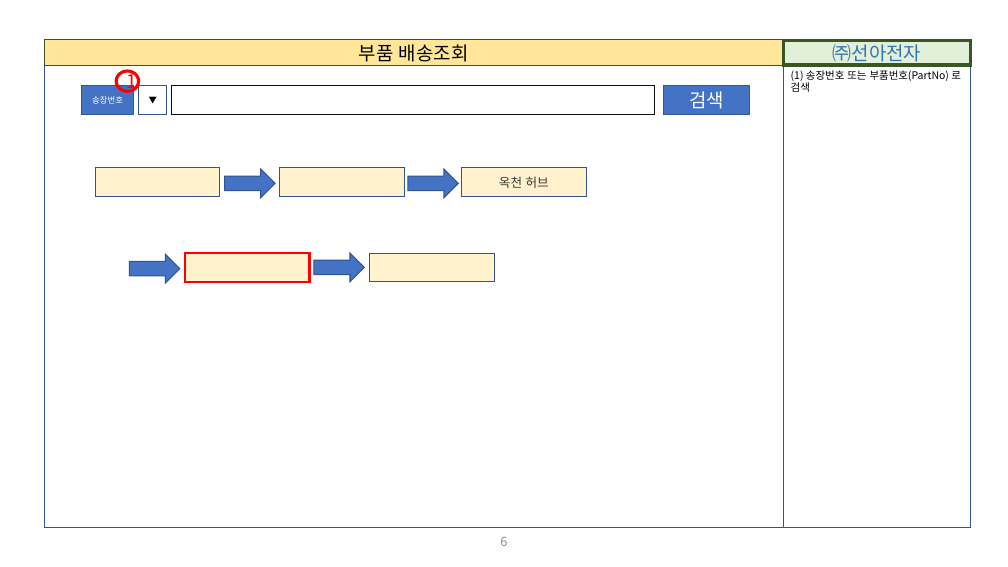
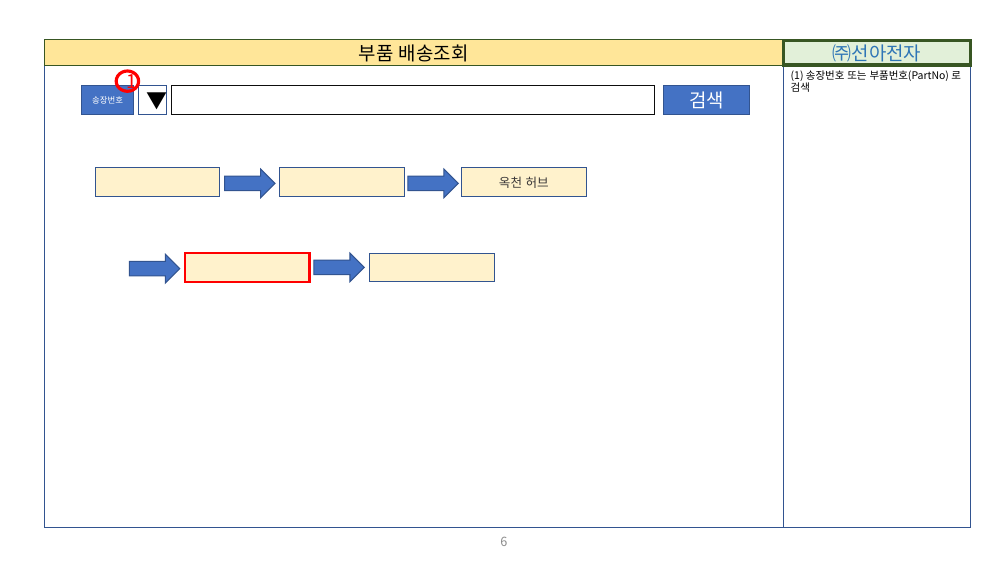
Before and after one commit to Charves-dev/ESupply, a slide deck: slide 6 of 설계/01. 화면정의서/ESupply_화면정의서.pptx. Drawn at 1008x567 pixels with LibreOffice and Linux fonts; fonts in the diff are those of the drawing. Boxes give left, top, right and bottom in pixels: in the first picture for what was removed or moved away, otherwise in the second. Text is boxed around its words. In the diff, an @@ line names an element or a change of style, - is before the commit and + after.

```diff
--- a/설계/01. 화면정의서/ESupply_화면정의서.pptx
+++ b/설계/01. 화면정의서/ESupply_화면정의서.pptx
@@ rectangle "▼" at (x1=138, y1=85, x2=167, y2=114): size 8 to 20 pt @@
```
Also in this commit, not shown: 2 slides added, 5 other files.
